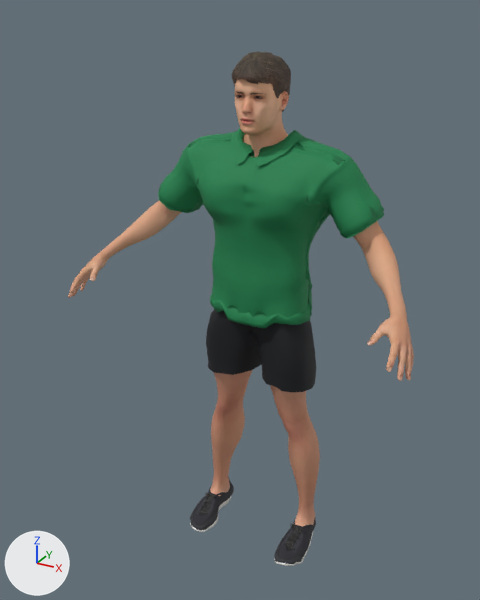
Before and after pictures for a commit that changed the glTF model public/3d/character/character.glb.
One viewpoint serves both versions: a camera (50 mm lens) standing at (1.15, -2.32, 2.29) and looking at (-0.05, -0.14, 1.2). Arrows for +X, +Y and +Z are at lower left; the lights stay in place. The picture after the commit comes second. Vertices at exactly the same position are counted once.

The scene before the commit, as lines of its bpy script (objects in view):
```python
ob_human = bpy.data.objects.new('Human', me_base)
ob_human.location = (0.0, 0.0, 0.0)
ob_human_mindfront_male_swimming_trunks_01 = bpy.data.objects.new('Human.mindfront_male_swimming_trunks_01', me_m_swimming_trunks_01)
ob_human_mindfront_male_swimming_trunks_01.location = (0.0, 0.0, 0.0)
ob_human_namuhekam_male_polo_shirt = bpy.data.objects.new('Human.namuhekam_male_polo_shirt', me_polo_t_shirt)
ob_human_namuhekam_male_polo_shirt.location = (0.0, 0.0, 0.0)
ob_human_punkduck_running_shoes_01 = bpy.data.objects.new('Human.punkduck_running_shoes_01', me_runningshoes)
ob_human_punkduck_running_shoes_01.location = (0.0, 0.0, 0.0)
ob_human_short02 = bpy.data.objects.new('Human.short02', me_short02)
ob_human_short02.location = (0.0, 0.0, 0.0)
```
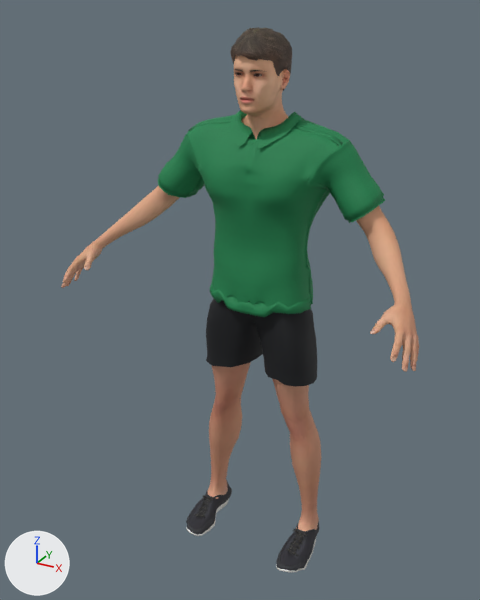
Edits to the bpy script that builds the scene:
```text
Change me_base:
    remove me_base.from_pydata(...)  # 10912 vertices, 21676 faces; spans x -0.73..0.73, y -0.46..0.11, z 0.03..2.13
    add me_base.from_pydata(...)  # 10912 vertices, 21676 faces; spans x -0.74..0.74, y -0.47..0.1, z 0.01..2.2
    me_base part 1: the loose piece of 483 vertices spanning x -0.28..-0.03, y -0.15..0.1, z 0.03..0.91 is multiplied about its middle by the matrix ((0.996, -0.006, 0.01), (0.005, 0.993, -0.006), (0.018, 0.007, 1.066)), then moved by (-0.01, 0.0, 0.01)
    me_base part 2: the loose piece of 483 vertices spanning x 0.03..0.28, y -0.15..0.1, z 0.03..0.91 is multiplied about its middle by the matrix ((0.996, 0.006, -0.01), (-0.005, 0.993, -0.006), (-0.018, 0.007, 1.066)), then moved by (0.01, 0.0, 0.01)
    me_base part 3: 9946 of 10912 vertices moved; they spanned x -0.73..0.73, y -0.46..0.11, z 1.17..2.13 and now span x -0.74..0.74, y -0.47..0.1, z 1.21..2.2; mean shift (0.0, -0.01, 0.06); largest move (0.0, -0.07, 2.13) -> (0.0, -0.07, 2.2)
Change me_m_swimming_trunks_01:
    remove me_m_swimming_trunks_01.from_pydata(...)  # 294 vertices, 524 faces; spans x -0.254..0.253, y -0.16..0.108, z 0.812..1.192
    add me_m_swimming_trunks_01.from_pydata(...)  # 293 vertices, 522 faces; spans x -0.257..0.26, y -0.158..0.11, z 0.84..1.24
    me_m_swimming_trunks_01 part 4: 294 vertices removed from x -0.254..0.253, y -0.16..0.108, z 0.812..1.192; 293 vertices added at x -0.257..0.26, y -0.158..0.11, z 0.84..1.24
Change me_polo_t_shirt:
    remove me_polo_t_shirt.from_pydata(...)  # 2189 vertices, 4106 faces; spans x -0.48..0.48, y -0.211..0.137, z 1.11..1.872
    add me_polo_t_shirt.from_pydata(...)  # 2189 vertices, 4106 faces; spans x -0.48..0.48, y -0.2..0.137, z 1.161..1.937
    me_polo_t_shirt part 5: the loose piece of 1743 vertices spanning x -0.48..0.48, y -0.211..0.133, z 1.151..1.848 is rebuilt with 1743 vertices and now spans x -0.48..0.48, y -0.2..0.129, z 1.201..1.913
    me_polo_t_shirt part 6: the loose piece of 256 vertices spanning x -0.229..0.229, y -0.182..0.137, z 1.11..1.237 is rebuilt with 256 vertices and now spans x -0.228..0.228, y -0.182..0.137, z 1.161..1.274
    me_polo_t_shirt part 7: the loose piece of 174 vertices spanning x -0.141..0.143, y -0.165..0.114, z 1.756..1.872 is rebuilt with 174 vertices and now spans x -0.139..0.139, y -0.156..0.109, z 1.819..1.937
    other edits to the shape of me_polo_t_shirt do not show in these pictures
Change me_runningshoes:
    remove me_runningshoes.from_pydata(...)  # 1630 vertices, 2792 faces; spans x -0.299..0.299, y -0.266..0.075, z -0.024..0.105
    add me_runningshoes.from_pydata(...)  # 1630 vertices, 2792 faces; spans x -0.318..0.318, y -0.275..0.079, z -0.049..0.084
    me_runningshoes part 8: the loose piece of 463 vertices spanning x -0.299..-0.172, y -0.266..0.075, z -0.024..0.101 is scaled about its middle by 1.04, then moved by (-0.016, -0.002, -0.023)
    me_runningshoes part 9: the loose piece of 32 vertices spanning x -0.25..-0.21, y -0.192..-0.072, z 0.037..0.099 is scaled about its middle by 1.04, then moved by (-0.016, -0.003, -0.022)
    me_runningshoes part 10: the loose piece of 463 vertices spanning x 0.172..0.299, y -0.266..0.075, z -0.024..0.101 is scaled about its middle by 1.04, then moved by (0.016, -0.002, -0.023)
    me_runningshoes part 11: the loose piece of 32 vertices spanning x 0.21..0.25, y -0.192..-0.072, z 0.037..0.099 is scaled about its middle by 1.04, then moved by (0.016, -0.003, -0.022)
    me_runningshoes part 12: 160 of 1630 vertices moved; they spanned x 0.199..0.265, y -0.171..-0.089, z 0.053..0.104 and now span x 0.213..0.282, y -0.175..-0.09, z 0.03..0.083; mean shift (0.016, -0.002, -0.022); largest move (0.253, -0.154, 0.055) -> (0.272, -0.157, 0.031)
    other edits to the shape of me_runningshoes do not show in these pictures
Change me_short02:
    remove me_short02.from_pydata(...)  # 1755 vertices, 3344 faces; spans x -0.105..0.097, y -0.191..0.061, z 1.908..2.144
    add me_short02.from_pydata(...)  # 1755 vertices, 3344 faces; spans x -0.108..0.1, y -0.196..0.063, z 1.982..2.224
    me_short02 part 13: 1755 of 1755 vertices moved; they spanned x -0.105..0.097, y -0.191..0.061, z 1.908..2.144 and now span x -0.108..0.1, y -0.196..0.063, z 1.982..2.224; mean shift (0.0, -0.001, 0.077)
```

Changed parts and their boxes (x1, y1, x2, y2) in the pictures (480 x 600 px; the box of a moved part takes in the faces that stretch with it):
'Human.namuhekam_male_polo_shirt', reshaped: before (158, 128, 385, 328); after (158, 110, 385, 317)
'Human', reshaped (6% taller): before (68, 78, 414, 527); after (61, 55, 419, 532)
'Human.mindfront_male_swimming_trunks_01', reshaped (7% taller): before (206, 309, 316, 392); after (206, 298, 317, 387)
'Human.short02', reshaped: before (232, 51, 291, 112); after (230, 27, 292, 91)
'Human.punkduck_running_shoes_01', reshaped: before (190, 477, 316, 566); after (186, 480, 319, 573)
part 1 of me_base, moved or reshaped: before (210, 370, 252, 496); after (208, 362, 251, 499)
part 2 of me_base, moved or reshaped: before (270, 385, 320, 527); after (272, 378, 321, 532)
part 3 of me_base, moved or reshaped: before (68, 78, 414, 381); after (61, 55, 419, 372)
part 5 of me_polo_t_shirt, rebuilt: before (158, 132, 385, 318); after (158, 115, 385, 307)
part 6 of me_polo_t_shirt, rebuilt: before (210, 292, 312, 328); after (210, 282, 313, 317)
part 7 of me_polo_t_shirt, rebuilt: before (231, 128, 304, 166); after (231, 110, 303, 149)
part 8 of me_runningshoes, moved or reshaped: before (190, 477, 234, 532); after (186, 480, 232, 536)
part 9 of me_runningshoes, moved or reshaped: before (200, 492, 216, 515); after (197, 495, 213, 518)
part 10 of me_runningshoes, moved or reshaped: before (274, 519, 316, 566); after (276, 521, 319, 573)
part 11 of me_runningshoes, moved or reshaped: before (286, 524, 302, 549); after (289, 529, 305, 555)
part 12 of me_runningshoes, moved or reshaped: before (287, 525, 304, 543); after (289, 530, 307, 549)
